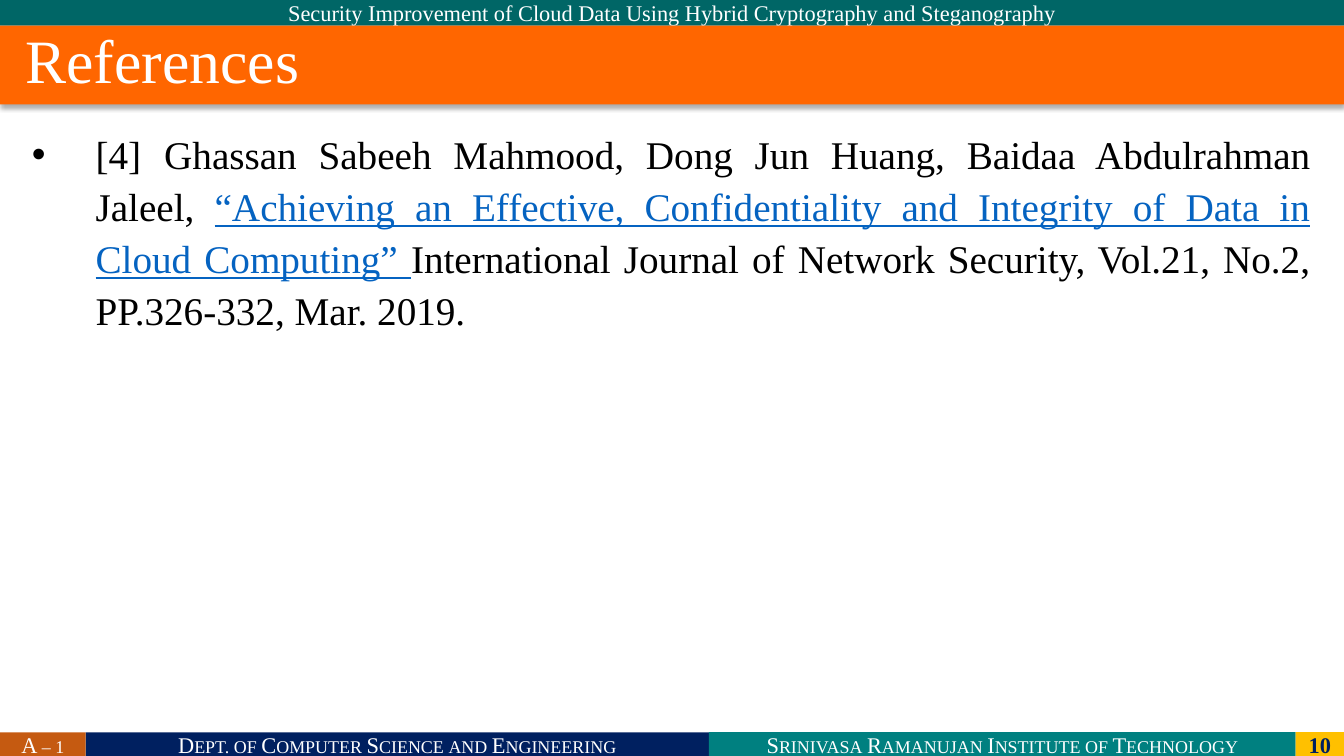
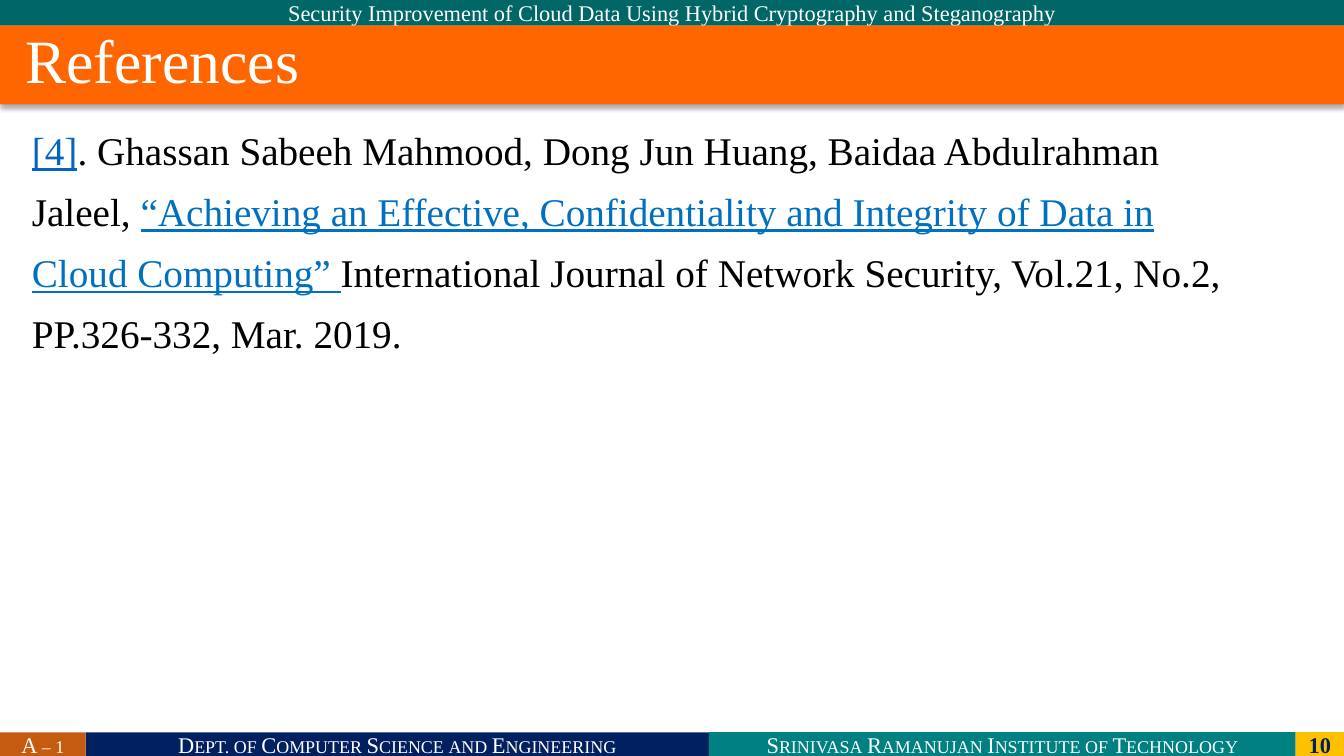
Before and after one commit to SRIT-CSE/SAFE-SHARING-ACESS-CONTROL-FOR-CLOUD-STORED-DATA, a slide deck: slide 10 of ajaykishore-506/Batch-A1.pptx. Drawn at 1344x756 pixels with LibreOffice and Linux fonts; fonts in the diff are those of the drawing; background and template pictures are left out. Boxes give left, top, right and bottom in pixels: in the first picture for what was removed or moved away, otherwise in the second. Text is boxed around its words. In the diff, an @@ line names an element or a change of style, - is before the commit and + after.

```diff
--- a/ajaykishore-506/Batch-A1.pptx
+++ b/ajaykishore-506/Batch-A1.pptx
@@ text at <box>32,137,1220,354</box>: text changed @@
-• [4] Ghassan Sabeeh Mahmood, Dong Jun Huang, Baidaa Abdulrahman Jaleel, “Achieving an Effective, Confidentiality and Integrity of Data in Cloud Computing” International Journal of Network Security, Vol.21, No.2, PP.326-332, Mar. 2019.
+[4]. Ghassan Sabeeh Mahmood, Dong Jun Huang, Baidaa Abdulrahman
+Jaleel, “Achieving an Effective, Confidentiality and Integrity of Data in
+Cloud Computing” International Journal of Network Security, Vol.21, No.2,
+PP.326-332, Mar. 2019.
```
Also in this commit, not shown: 8 other slides changed, 2 slides added.
